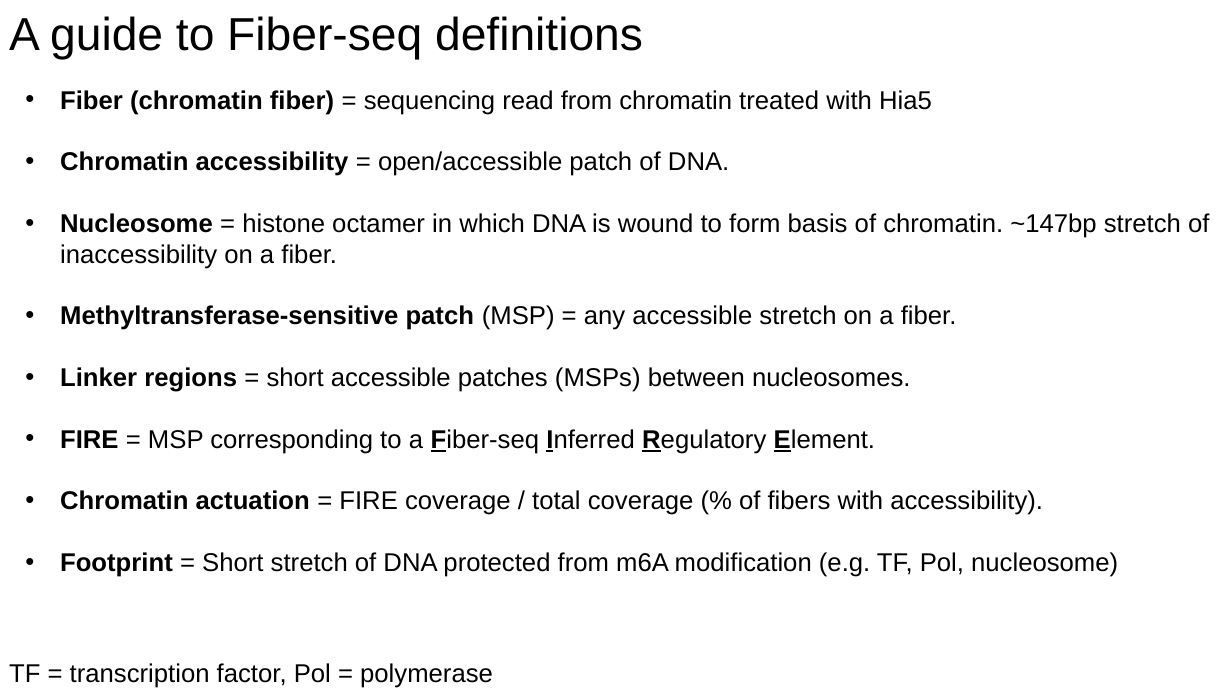
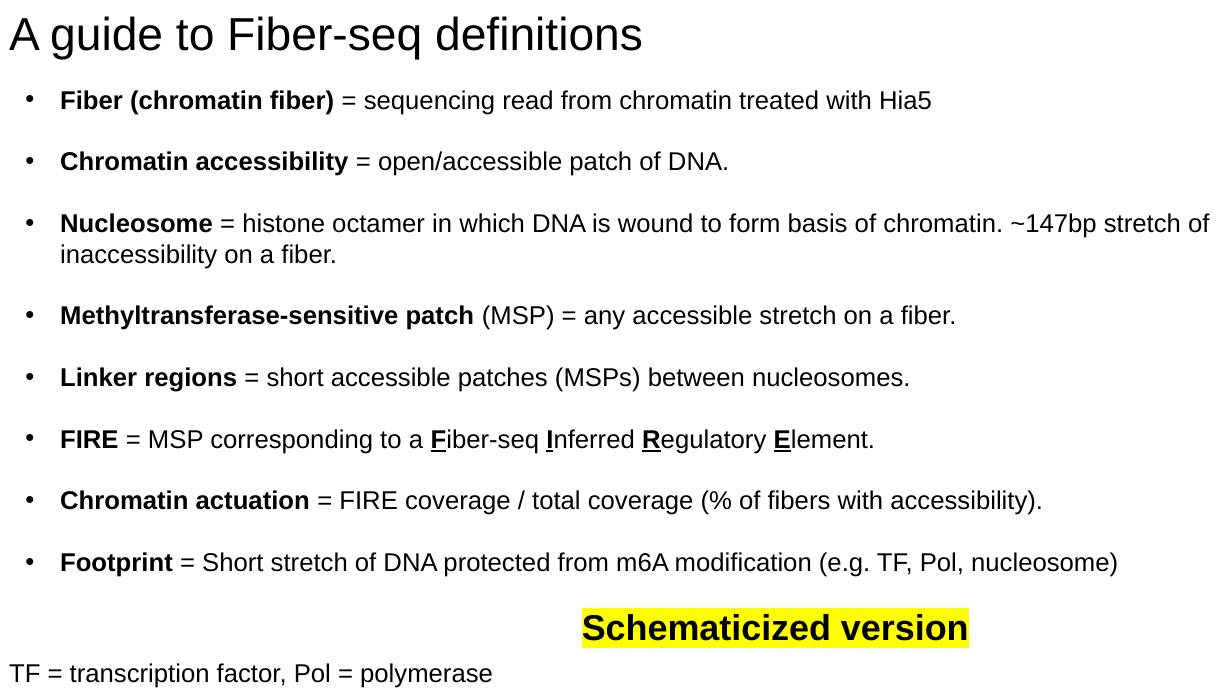
Before and after one commit to christylaflamme/fiber-seq-workshop, a slide deck: slide 6 of slides/LaFlamme_fiber-seq_CSHL_workshop_slide_deck.pptx (slide 12 before the commit). Drawn at 1232x693 pixels with LibreOffice and Linux fonts; fonts in the diff are those of the drawing. Boxes give left, top, right and bottom in pixels: in the first picture for what was removed or moved away, otherwise in the second. Text is boxed around its words. In the diff, an @@ line names an element or a change of style, - is before the commit and + after.

```diff
--- a/slides/LaFlamme_fiber-seq_CSHL_workshop_slide_deck.pptx
+++ b/slides/LaFlamme_fiber-seq_CSHL_workshop_slide_deck.pptx
@@ text added at bbox=[582, 614, 969, 641], 28 pt, text #000000, bold @@
+Schematicized version
```
Also in this commit, not shown: 3 other slides changed, 7 slides removed, 1 other file.
